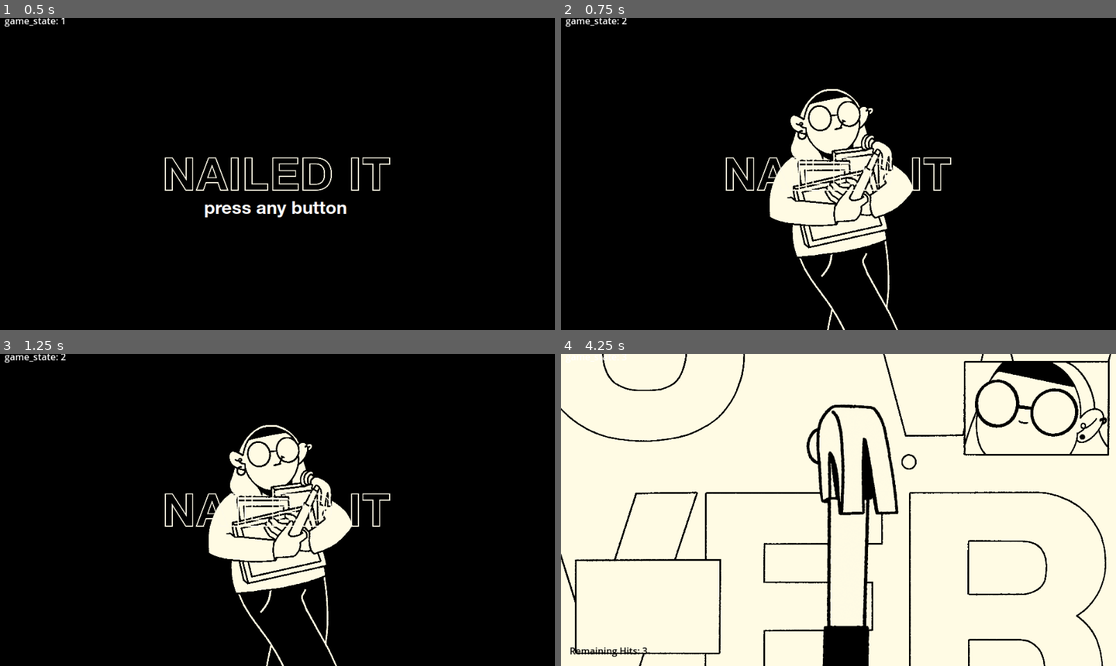
Above: before the commit, frames 1-4 (two rows, left to right).
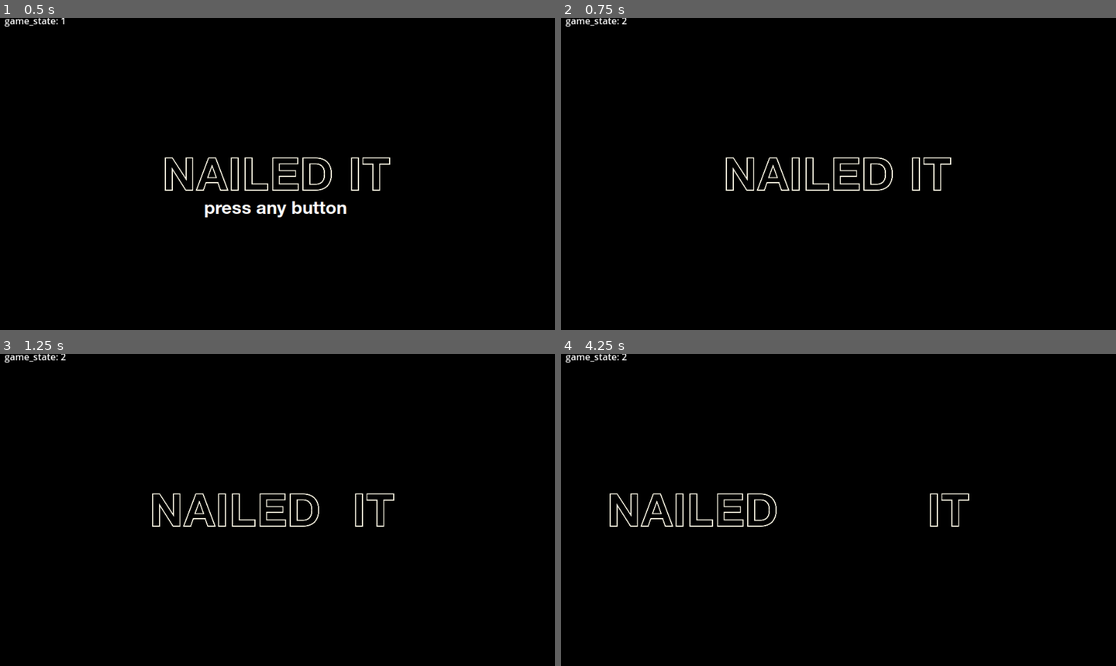
Above: after the commit, the same moments.

Repository: MUSCLE-mussel/nailed_it
Game: Godot game, scene res://main.tscn
The game is run twice, just before and just after one commit, with the same random seed, the same clock (stepped at 60 frames per second) and the same inputs.
Inputs (mouse positions are in pixels of both pictures, inside the frame that each line leads up to):
- Up to frame 1 (0.5 s): no input
- Up to frame 2 (0.75 s): tap Enter at 0.5 s; move the mouse to (960, 158) at 0.52 s; click (960, 158) at 0.6 s
- Up to frame 3 (1.25 s): no input
- Up to frame 4 (4.25 s): move the mouse to (727, 525) at 1.27 s; click (727, 525) at 1.35 s; move the mouse to (894, 441) at 2.02 s; click (894, 441) at 2.1 s; move the mouse to (810, 572) at 2.77 s; click (810, 572) at 2.85 s; move the mouse to (1005, 556) at 3.52 s; click (1005, 556) at 3.6 s

Frame 1 is identical in both runs. In frame 2, 8.0% of the frame differs, in the area x 37-64%, y 22-100%; in frame 3, 9.0%; in frame 4, 94%, in the area x 0-100%, y 0-100%.

Commit message:
Cutscene01_001
Worked on the first cutscene (learned how to use the animation player)

Diff:
--- a/scenes/intro_1_scene.tscn
+++ b/scenes/intro_1_scene.tscn
@@ -22,10 +22,58 @@
 "update": 0,
 "values": [Vector2(-701, -40)]
 }
+tracks/1/type = "value"
+tracks/1/imported = false
+tracks/1/enabled = true
+tracks/1/path = NodePath("Control2:position")
+tracks/1/interp = 1
+tracks/1/loop_wrap = true
+tracks/1/keys = {
+"times": PackedFloat32Array(0),
+"transitions": PackedFloat32Array(1),
+"update": 0,
+"values": [Vector2(119, -34)]
+}
+tracks/2/type = "value"
+tracks/2/imported = false
+tracks/2/enabled = true
+tracks/2/path = NodePath("Control:position")
+tracks/2/interp = 1
+tracks/2/loop_wrap = true
+tracks/2/keys = {
+"times": PackedFloat32Array(0),
+"transitions": PackedFloat32Array(1),
+"update": 0,
+"values": [Vector2(-199, -40)]
+}
+tracks/3/type = "value"
+tracks/3/imported = false
+tracks/3/enabled = true
+tracks/3/path = NodePath("NiCutscene01CharaAnim000:position")
+tracks/3/interp = 1
+tracks/3/loop_wrap = true
+tracks/3/keys = {
+"times": PackedFloat32Array(0),
+"transitions": PackedFloat32Array(1),
+"update": 0,
+"values": [Vector2(5, 60)]
+}
+tracks/4/type = "value"
+tracks/4/imported = false
+tracks/4/enabled = true
+tracks/4/path = NodePath("NiCutscene01CharaAnim000:modulate")
+tracks/4/interp = 1
+tracks/4/loop_wrap = true
+tracks/4/keys = {
+"times": PackedFloat32Array(0),
+"transitions": PackedFloat32Array(1),
+"update": 0,
+"values": [Color(1, 1, 1, 1)]
+}
 
 [sub_resource type="Animation" id="Animation_hlhba"]
 resource_name = "intro1_placeholder"
-length = 3.0
+length = 4.0
 tracks/0/type = "value"
 tracks/0/imported = false
 tracks/0/enabled = true
@@ -39,26 +87,105 @@
 "values": [Vector2(-701, -40), Vector2(495, -40)]
 }
 
+[sub_resource type="Animation" id="Animation_5f0rr"]
+resource_name = "Cutscene01"
+length = 5.0
+tracks/0/type = "value"
+tracks/0/imported = false
+tracks/0/enabled = true
+tracks/0/path = NodePath("NiCutscene01CharaAnim000:position")
+tracks/0/interp = 1
+tracks/0/loop_wrap = true
+tracks/0/keys = {
+"times": PackedFloat32Array(0.666667, 1.03333, 1.3, 1.53333, 1.8, 2.03333, 2.3, 2.53333, 2.8, 3.03333, 3.3, 3.63333),
+"transitions": PackedFloat32Array(5.09825, 5.09825, 5.09825, 5.09825, 5.09825, 5.09825, 5.09825, 5.09825, 5.09825, 5.09825, 5.09825, 5.09825),
+"update": 0,
+"values": [Vector2(-175, 100), Vector2(-77.73, 70), Vector2(-6.988, 100), Vector2(54.91, 70), Vector2(125.652, 100), Vector2(187.551, 70), Vector2(258.293, 100), Vector2(320.192, 70), Vector2(390.933, 100), Vector2(452.832, 70), Vector2(523.573, 100), Vector2(612, 70)]
+}
+tracks/1/type = "value"
+tracks/1/imported = false
+tracks/1/enabled = true
+tracks/1/path = NodePath("Control2:position")
+tracks/1/interp = 1
+tracks/1/loop_wrap = true
+tracks/1/keys = {
+"times": PackedFloat32Array(0.333333, 1.1),
+"transitions": PackedFloat32Array(2.21914, 0.196146),
+"update": 0,
+"values": [Vector2(119, -34), Vector2(150, -34)]
+}
+tracks/2/type = "value"
+tracks/2/imported = false
+tracks/2/enabled = true
+tracks/2/path = NodePath("Control:position")
+tracks/2/interp = 1
+tracks/2/loop_wrap = true
+tracks/2/keys = {
+"times": PackedFloat32Array(0.333333, 1.2, 1.3),
+"transitions": PackedFloat32Array(2.92817, 0.353553, 0.517632),
+"update": 0,
+"values": [Vector2(-199, -40), Vector2(-410, -40), Vector2(-400, -40)]
+}
+tracks/3/type = "value"
+tracks/3/imported = false
+tracks/3/enabled = true
+tracks/3/path = NodePath("NiCutscene01CharaAnim000:modulate")
+tracks/3/interp = 1
+tracks/3/loop_wrap = true
+tracks/3/keys = {
+"times": PackedFloat32Array(1.23333, 1.6),
+"transitions": PackedFloat32Array(1, 1),
+"update": 0,
+"values": [Color(0, 0, 0, 1), Color(1, 1, 1, 1)]
+}
+
 [sub_resource type="AnimationLibrary" id="AnimationLibrary_t0kl5"]
 _data = {
+"Cutscene01": SubResource("Animation_5f0rr"),
 "RESET": SubResource("Animation_vvmqd"),
 "intro1_placeholder": SubResource("Animation_hlhba")
 }
 
 [node name="intro1_scene" type="Node2D"]
 script = ExtResource("1_66q13")
-animation_name = &"intro1_placeholder"
+animation_name = &"Cutscene01"
 
 [node name="NiBlackBackground000" type="Sprite2D" parent="."]
 scale = Vector2(0.25, 0.25)
 texture = ExtResource("2_nvuia")
 
 [node name="NiCutscene01CharaAnim000" type="Sprite2D" parent="."]
+z_index = 1
 position = Vector2(5, 60)
 scale = Vector2(0.25, 0.25)
 texture = ExtResource("3_gge5u")
 
-[node name="NiTitle01Idle000" type="Sprite2D" parent="."]
+[node name="Control" type="Control" parent="."]
+z_index = 2
+clip_contents = true
+layout_mode = 3
+anchors_preset = 0
+offset_left = -199.0
+offset_top = -40.0
+offset_right = 110.0
+offset_bottom = 40.0
+
+[node name="NiTitle01Idle_Left" type="Sprite2D" parent="Control"]
+position = Vector2(199, 40)
+scale = Vector2(0.25, 0.25)
+texture = ExtResource("4_wa3cs")
+
+[node name="Control2" type="Control" parent="."]
+clip_contents = true
+layout_mode = 3
+anchors_preset = 0
+offset_left = 119.0
+offset_top = -34.0
+offset_right = 202.0
+offset_bottom = 35.0
+
+[node name="NiTitle01Idle_Right" type="Sprite2D" parent="Control2"]
+position = Vector2(-119, 34)
 scale = Vector2(0.25, 0.25)
 texture = ExtResource("4_wa3cs")
 
@@ -76,3 +203,4 @@
 libraries = {
 "": SubResource("AnimationLibrary_t0kl5")
 }
+autoplay = "Cutscene01"
Not shown: 1 places in scenes/intro_1_scene.tscn that only renumber resources
